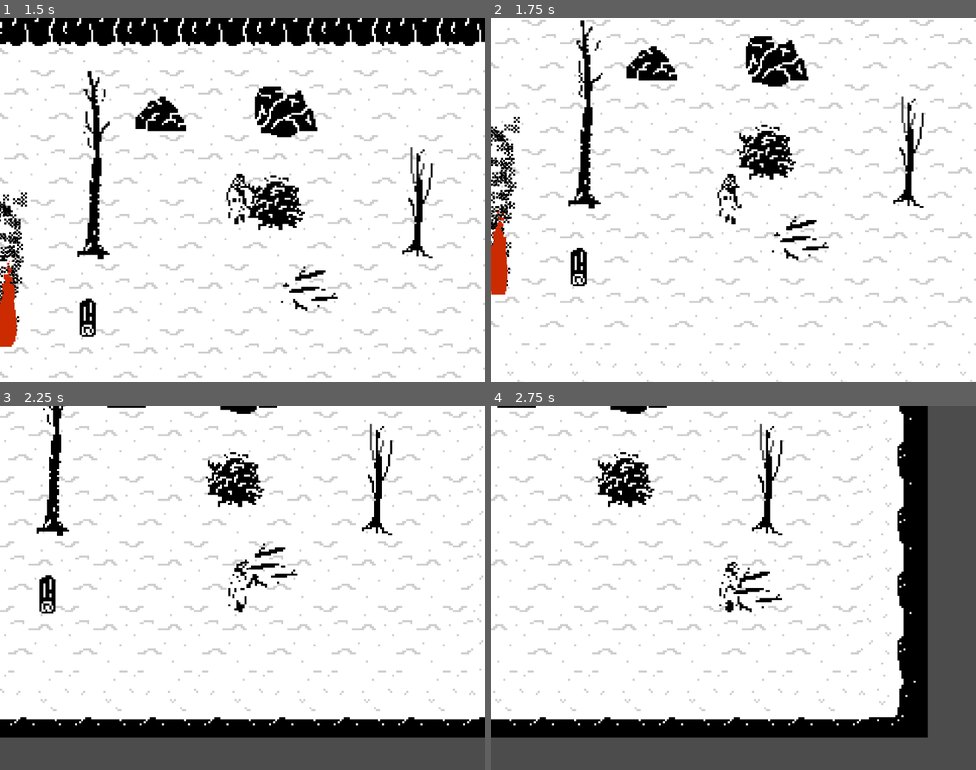
Above: before the commit, frames 1-4 (two rows, left to right).
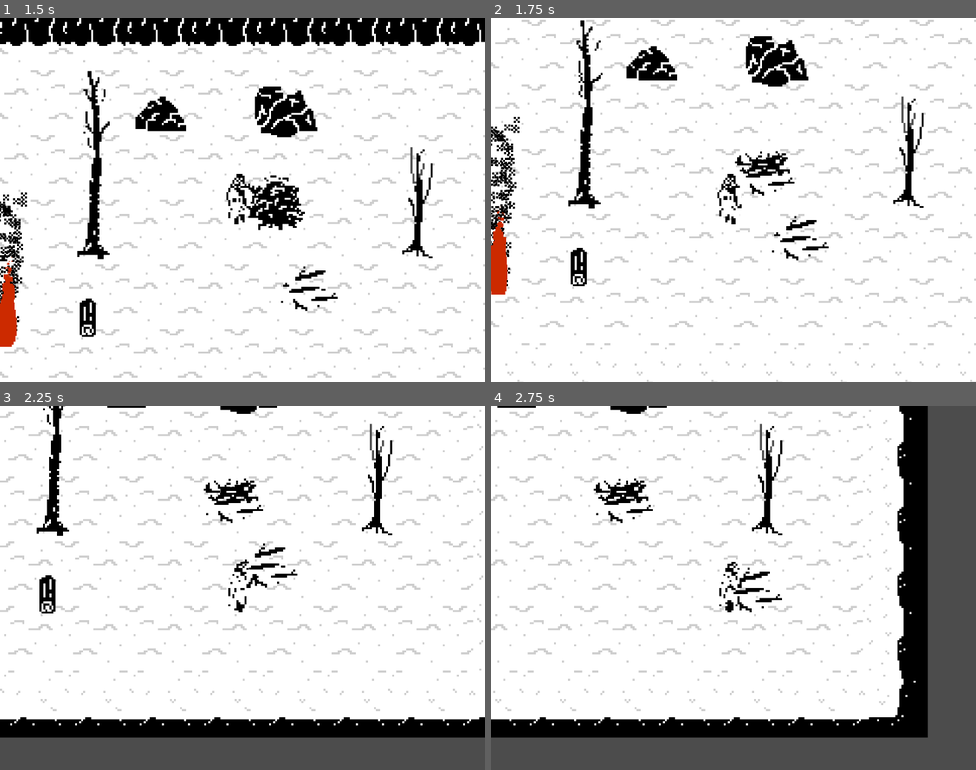
Above: after the commit, the same moments.

Repository: dedekm/dram-fireth
Game: Godot game, scene res://src/levels/Level.tscn
Two runs of this game, one before a commit and one after it. Both use one fixed random seed, a clock stepped at 60 frames per second and the inputs below.
Inputs (mouse positions are in pixels of both pictures, inside the frame that each line leads up to):
- Up to frame 1 (1.5 s): move the mouse to (349, 181) at 0.52 s; hold Right (right) 0.53-1.28 s; hold E (pick_up) 0.53-1.28 s; right-click (349, 181) at 0.8 s; move the mouse to (145, 218) at 1.27 s; hold Down (down) from 1.28 s (still down); right-click (145, 218) at 1.35 s
- Up to frame 2 (1.75 s): keep holding Down (down); click (636, 218) at 1.55 s
- Up to frame 3 (2.25 s): move the mouse to (291, 507) at 2.02 s; release Down (down) at 2.03 s; press the mouse at (291, 507) at 2.03 s; hold Right (right) from 2.03 s (still down)
- Up to frame 4 (2.75 s): keep holding Right (right); tap E (pick_up) at 2.3 s

Frame 1 is identical in both runs. In frame 2, 1.0% of the frame differs, in the area x 50-63%, y 29-49%; in frame 3, 1.0%, in the area x 42-55%, y 12-33%; in frame 4, 1.0%.

Commit message:
rm axe, change use to use_axe

Diff:
--- a/project.godot
+++ b/project.godot
@@ -100,6 +100,7 @@
 use={
 "deadzone": 0.5,
 "events": [ Object(InputEventMouseButton,"resource_local_to_scene":false,"resource_name":"","device":0,"alt":false,"shi …(212 unchanged characters)…
+, Object(InputEventKey,"resource_local_to_scene":false,"resource_name":"","device":0,"alt":false,"shift":false,"control":false,"meta":false,"command":false,"pressed":false,"scancode":32,"unicode":0,"echo":false,"script":null)
  ]
 }
 throw={
--- a/src/actors/Player.gd
+++ b/src/actors/Player.gd
@@ -64,19 +64,10 @@
 	else:
 		$AnimatedSprite.play(name + '_axe')
 
-func use() -> void:
-	if picked_up_object and use_cooldown == 0:
-		for body in pick_up_area.get_overlapping_bodies():
-			# FIXME
-			if not body == picked_up_object:
-				print_debug('using ' + picked_up_object.name + ' to ' + body.name)
-
-				if picked_up_object.use(body):
-
-					# object destroyed
-					picked_up_object.queue_free()
-					picked_up_object = null
-				use_cooldown = 2.0
+func use_axe() -> void:
+	for body in pick_up_area.get_overlapping_bodies():
+		if body is DestuctableObject:
+			body.use_axe()
 
 func throw(target: Vector2) -> void:
 	if picked_up_object and use_cooldown == 0:
@@ -114,9 +105,7 @@
 
 func _unhandled_input(event: InputEvent) -> void:
 	if event.is_action_pressed('use'):
-		use()
-	elif event.is_action_pressed('throw'):
-		throw(event.position)
+		use_axe()
 	elif event.is_action_pressed('pick_up'):
 		if picked_up_object:
 			drop()
--- a/src/levels/Level.tscn
+++ b/src/levels/Level.tscn
@@ -1,10 +1,9 @@
-[gd_scene load_steps=17 format=2]
+[gd_scene load_steps=16 format=2]
 
 [ext_resource path="res://src/actors/Player.tscn" type="PackedScene" id=1]
 [ext_resource path="res://src/objects/Branch.tscn" type="PackedScene" id=2]
 [ext_resource path="res://src/objects/Bush.tscn" type="PackedScene" id=3]
 [ext_resource path="res://src/tools/FpsCounter.tscn" type="PackedScene" id=4]
-[ext_resource path="res://src/objects/Axe.tscn" type="PackedScene" id=5]
 [ext_resource path="res://src/objects/Fire.tscn" type="PackedScene" id=6]
 [ext_resource path="res://assets/tilemaps/forest.png" type="Texture" id=7]
 [ext_resource path="res://src/objects/Tree.tscn" type="PackedScene" id=8]
@@ -199,6 +198,3 @@
 
 [node name="Log" parent="." instance=ExtResource( 9 )]
 position = Vector2( 77.3448, 217.757 )
-
-[node name="Axe" parent="." instance=ExtResource( 5 )]
-position = Vector2( 113.057, 185.647 )
--- a/src/objects/DestructableObject.gd
+++ b/src/objects/DestructableObject.gd
@@ -4,13 +4,11 @@
 var destroyed: = false
 var scraps: = []
 
-func apply(object: Node) -> bool:
-	if object.name == 'Axe' and !destroyed:
+func use_axe() -> void:
+	if not destroyed:
 		for scrap in scraps:
 			create_scrap(scrap)
 		destroy()
-
-	return false
 
 func create_scrap(scrap_array: Array) -> void:
 	var scrap_instance: Node = scrap_array[0].instance()
--- a/src/objects/Fire.gd
+++ b/src/objects/Fire.gd
@@ -12,7 +12,7 @@
 
 	if object.flammable:
 		power += object.mass
-		object.queue_free()
+		object.burn()
 	else:
 		power -= object.mass
 
--- a/src/objects/PickableObject.gd
+++ b/src/objects/PickableObject.gd
@@ -4,6 +4,14 @@
 export (bool) var flammable = false
 export (int) var mass = 1
 
+func burn() -> void:
+	var parent: = get_parent()
+
+	if parent.name == 'PickUpArea':
+		parent.get_parent().picked_up_object = null
+
+	queue_free()
+
 func use(target: PhysicsBody2D) -> bool:
 	return target.apply(self)
 
--- a/src/objects/PushableObject.gd
+++ b/src/objects/PushableObject.gd
@@ -6,6 +6,9 @@
 
 var velocity: = Vector2()
 var stopping: = false
+
+func burn() -> void:
+	queue_free()
 
 func _physics_process(delta: float) -> void:
 	if stopping:
